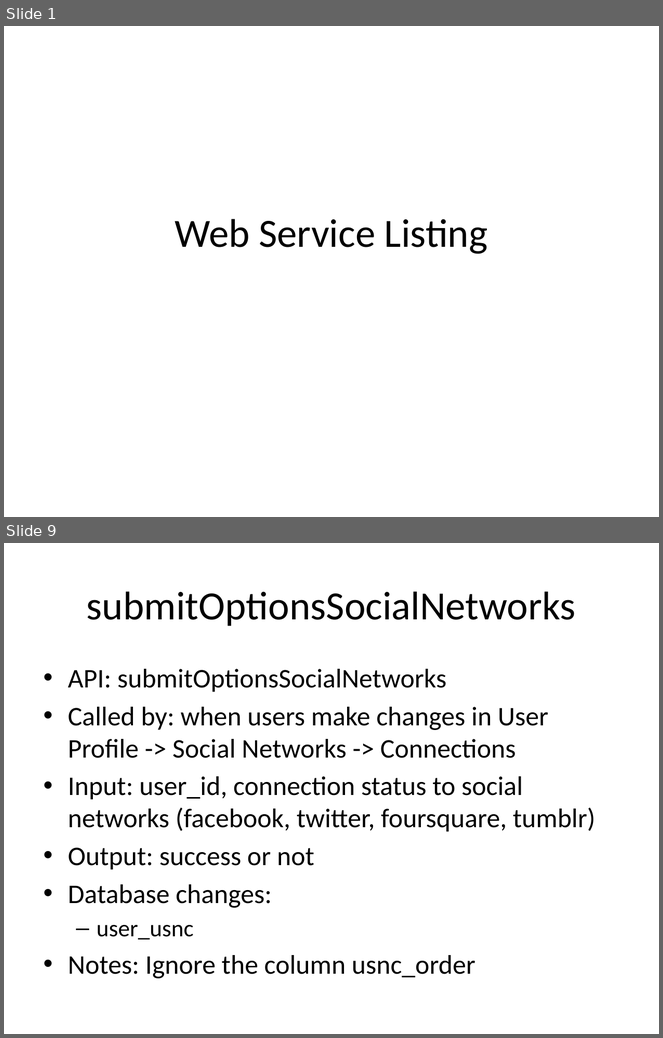
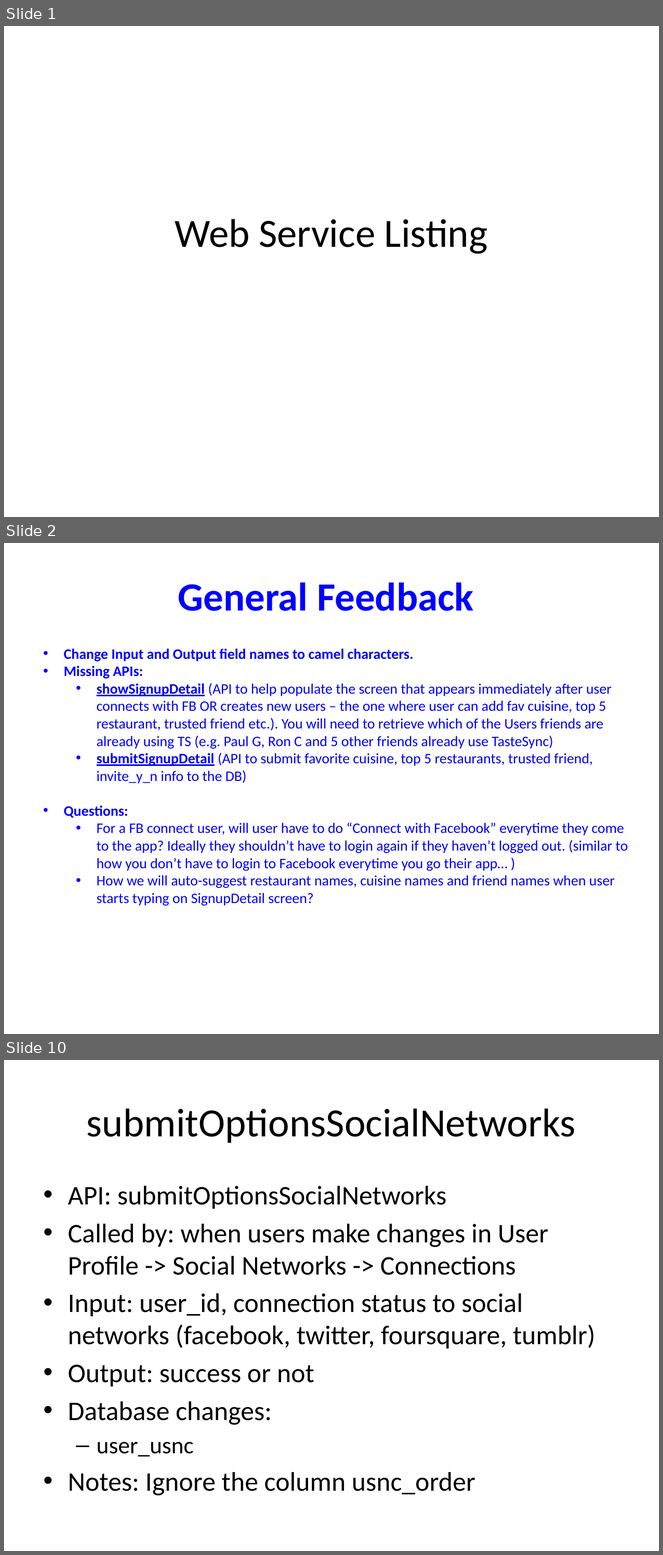
Before and after one commit to catalonia/mob, a slide deck: ws/WS Design Docs/API_Listing.pptx. Shown one above the other, each under a label of ours: slides 1 and 9 before the commit, slides 1, 2 and 10 after it; the slides between them are not shown. The pictures are 663x1038 and 663x1555 pixels, drawn with LibreOffice and Linux fonts; fonts in the diff are those of the drawing. Boxes give left, top, right and bottom in pixels: in the first picture for what was removed or moved away, otherwise in the second. Text is boxed around its words. In the diff, an @@ line names an element or a change of style, - is before the commit and + after.

Commit message:
Deepinder feedback on Signup/login/logout webservices

```diff
--- a/ws/WS Design Docs/API_Listing.pptx
+++ b/ws/WS Design Docs/API_Listing.pptx
@@ slide 2 added at bbox=[4, 543, 659, 1034], background #FFFFFF @@
@@ title added at bbox=[178, 583, 474, 611], 44 pt, text #0000FF, bold @@
+General Feedback
@@ text added at bbox=[64, 649, 628, 906], 16 pt, text #0000FF @@
+• Change Input and Output field names to camel characters.
+• Missing APIs:
+  • showSignupDetail (API to help populate the screen that appears immediately after user connects with FB OR creates new users – the one where user can add fav cuisine, top 5 restaurant, trusted friend etc.). You will need to retrieve which of the Users friends are already using TS (e.g. Paul G, Ron C and 5 other friends already use TasteSync)
+  • submitSignupDetail (API to submit favorite cuisine, top 5 restaurants, trusted friend, invite_y_n info to the DB)
+• Questions:
+  • For a FB connect user, will user have to do “Connect with Facebook” everytime they come to the app? Ideally they shouldn’t have to login again if they haven’t logged out. (similar to how you don’t have to login to Facebook everytime you go their app… )
+  • How we will auto-suggest restaurant names, cuisine names and friend names when user starts typing on SignupDetail screen?
@@ what was slide 9 is now slide 10 @@
```
Also in this commit, not shown: 7 slides changed.
